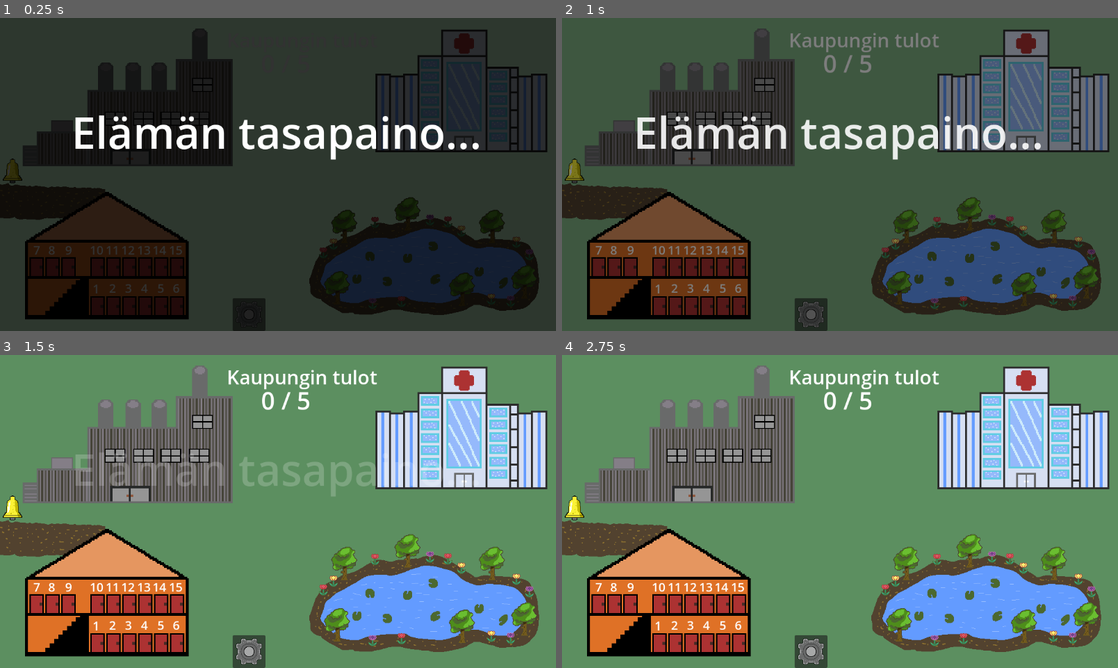
Above: before the commit, frames 1-4 (two rows, left to right).
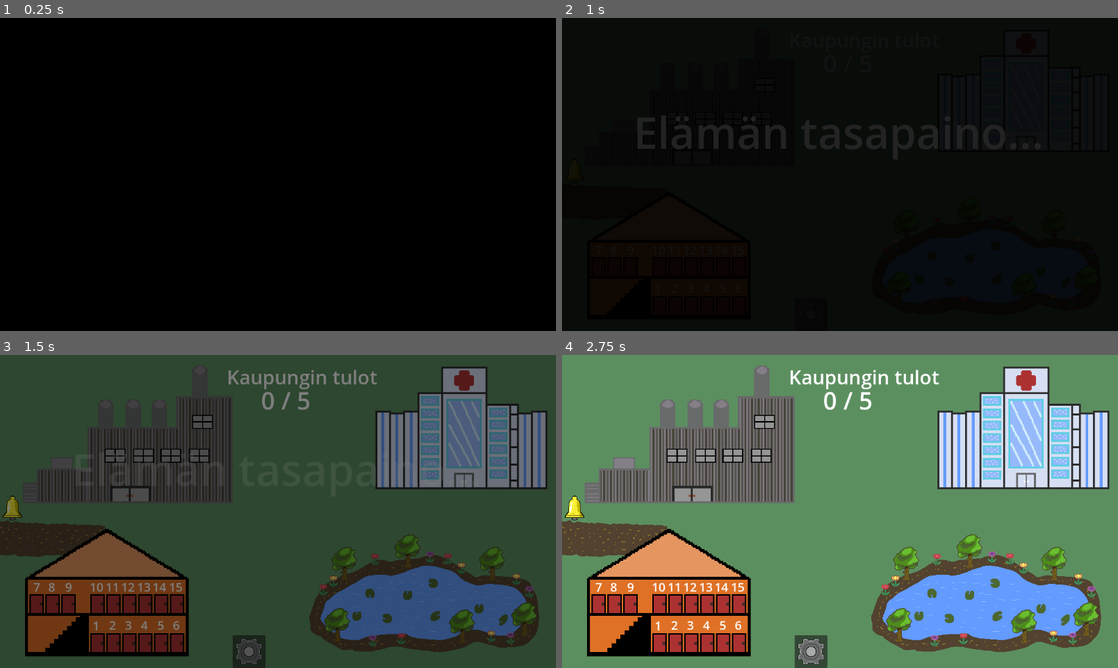
Above: after the commit, the same moments.

Repository: JuJuz1/Life-s-equilibrium
Game: Godot game, scene res://scenes/world.tscn
The game is run twice, just before and just after one commit, with the same random seed, the same clock (stepped at 60 frames per second) and the same inputs.
Inputs (mouse positions are in pixels of both pictures, inside the frame that each line leads up to):
- Up to frame 1 (0.25 s): no input
- Up to frame 2 (1 s): tap Enter at 0.5 s; move the mouse to (962, 158) at 0.52 s; press the mouse at (962, 158) at 0.53 s
- Up to frame 3 (1.5 s): move the mouse to (166, 527) at 1.27 s; release the mouse at (166, 527) at 1.28 s; click (166, 527) at 1.35 s
- Up to frame 4 (2.75 s): move the mouse to (895, 442) at 2.02 s; press the mouse at (895, 442) at 2.03 s

The runs differ from the first frame. In frame 1, 84% of the frame differs, in the area x 0-100%, y 0-100%; in frame 2, 96%; in frame 3, 96%; in frame 4, nothing differs.

Commit message:
Can't drag players outside viewport

Diff:
--- a/scenes/settings_menu.tscn
+++ /dev/null
@@ -1,95 +0,0 @@
-[gd_scene load_steps=5 format=3 uid="uid://36l64vphhwy0"]
-
-[ext_resource type="Material" uid="uid://xg6h5gdeg71v" path="res://materials/material_unshaded.tres" id="1_0ts67"]
-[ext_resource type="Script" path="res://scripts/settings_menu.gd" id="2_7qdxv"]
-[ext_resource type="AudioStream" uid="uid://dv1htoa82gn2i" path="res://audio/bell.mp3" id="3_beoh7"]
-
-[sub_resource type="StyleBoxFlat" id="StyleBoxFlat_skbn8"]
-bg_color = Color(0.127004, 0.669873, 0.766421, 1)
-border_width_left = 5
-border_width_top = 5
-border_width_right = 5
-border_width_bottom = 5
-
-[node name="SettingsMenu" type="PanelContainer"]
-process_mode = 2
-z_index = 10
-material = ExtResource("1_0ts67")
-offset_left = 82.0
-offset_top = 30.0
-offset_right = 1072.0
-offset_bottom = 628.0
-script = ExtResource("2_7qdxv")
-
-[node name="MarginContainer" type="MarginContainer" parent="."]
-process_mode = 2
-use_parent_material = true
-layout_mode = 2
-theme_override_constants/margin_left = 25
-theme_override_constants/margin_top = 25
-theme_override_constants/margin_right = 25
-theme_override_constants/margin_bottom = 25
-
-[node name="VBoxContainer" type="VBoxContainer" parent="MarginContainer"]
-use_parent_material = true
-layout_mode = 2
-theme_override_constants/separation = 5
-
-[node name="LabelSettings" type="Label" parent="MarginContainer/VBoxContainer"]
-use_parent_material = true
-layout_mode = 2
-theme_override_font_sizes/font_size = 35
-theme_override_styles/normal = SubResource("StyleBoxFlat_skbn8")
-text = "Asetukset"
-horizontal_alignment = 1
-vertical_alignment = 1
-
-[node name="LabelVolume" type="Label" parent="MarginContainer/VBoxContainer"]
-use_parent_material = true
-custom_minimum_size = Vector2(0, 50)
-layout_mode = 2
-theme_override_font_sizes/font_size = 25
-text = "Musiikki"
-horizontal_alignment = 1
-vertical_alignment = 1
-
-[node name="HSliderMusic" type="HSlider" parent="MarginContainer/VBoxContainer"]
-use_parent_material = true
-layout_mode = 2
-min_value = -20.0
-max_value = 20.0
-
-[node name="LabelEffects" type="Label" parent="MarginContainer/VBoxContainer"]
-use_parent_material = true
-custom_minimum_size = Vector2(0, 50)
-layout_mode = 2
-theme_override_font_sizes/font_size = 25
-text = "Ääni efektit"
-horizontal_alignment = 1
-vertical_alignment = 1
-
-[node name="HSliderEffects" type="HSlider" parent="MarginContainer/VBoxContainer"]
-use_parent_material = true
-layout_mode = 2
-min_value = -20.0
-max_value = 20.0
-
-[node name="ButtonClose" type="Button" parent="MarginContainer/VBoxContainer"]
-use_parent_material = true
-custom_minimum_size = Vector2(100, 50)
-layout_mode = 2
-size_flags_horizontal = 4
-size_flags_vertical = 10
-text = "Valmis"
-
-[node name="AudioCharacterArrive" type="AudioStreamPlayer" parent="."]
-process_mode = 3
-editor_description = "https://freesound.org/people/Zabuhailo/sounds/242409/
-CC 4.0"
-stream = ExtResource("3_beoh7")
-volume_db = -4.0
-bus = &"Effects"
-
-[connection signal="value_changed" from="MarginContainer/VBoxContainer/HSliderMusic" to="." method="_on_h_slider_music_value_changed"]
-[connection signal="value_changed" from="MarginContainer/VBoxContainer/HSliderEffects" to="." method="_on_h_slider_effects_value_changed"]
-[connection signal="pressed" from="MarginContainer/VBoxContainer/ButtonClose" to="." method="_on_button_close_pressed"]
--- a/scenes/world.tscn
+++ b/scenes/world.tscn
@@ -297,7 +297,6 @@
 bus = &"Effects"
 
 [node name="TextureBlack" type="TextureRect" parent="."]
-visible = false
 modulate = Color(0, 0, 0, 1)
 offset_left = -58.0
 offset_top = -26.0
--- a/scripts/character.gd
+++ b/scripts/character.gd
@@ -355,7 +355,8 @@
 	if input_prevent:
 		return
 	if dragging:
-		position = lerp(global_position, get_global_mouse_position() - offset, 0.5)
+		position = lerp(global_position, get_global_mouse_position() - offset, 0.4)
 		# Prevent dragging outside viewport
-		position.x = clamp(global_position.x, 0, get_viewport_rect().size.x)
-		position.y = clamp(global_position.y, 0, get_viewport_rect().size.y)
+		var coll_shape_size: float = $CollisionShape2D.shape.radius / 2
+		position.x = clamp(global_position.x, coll_shape_size, get_viewport_rect().size.x - coll_shape_size)
+		position.y = clamp(global_position.y, coll_shape_size, get_viewport_rect().size.y - coll_shape_size)
--- a/scripts/world.gd
+++ b/scripts/world.gd
@@ -70,6 +70,8 @@
 
 	var tween: Tween = create_tween().set_ease(Tween.EASE_IN_OUT).set_trans(Tween.TRANS_CUBIC)
 	tween.tween_property($TextureBlack, "modulate:a", 0, 3)
+	tween.finished.connect(func() -> void:
+		$TextureBlack.hide())
 
 
 ## iOS
